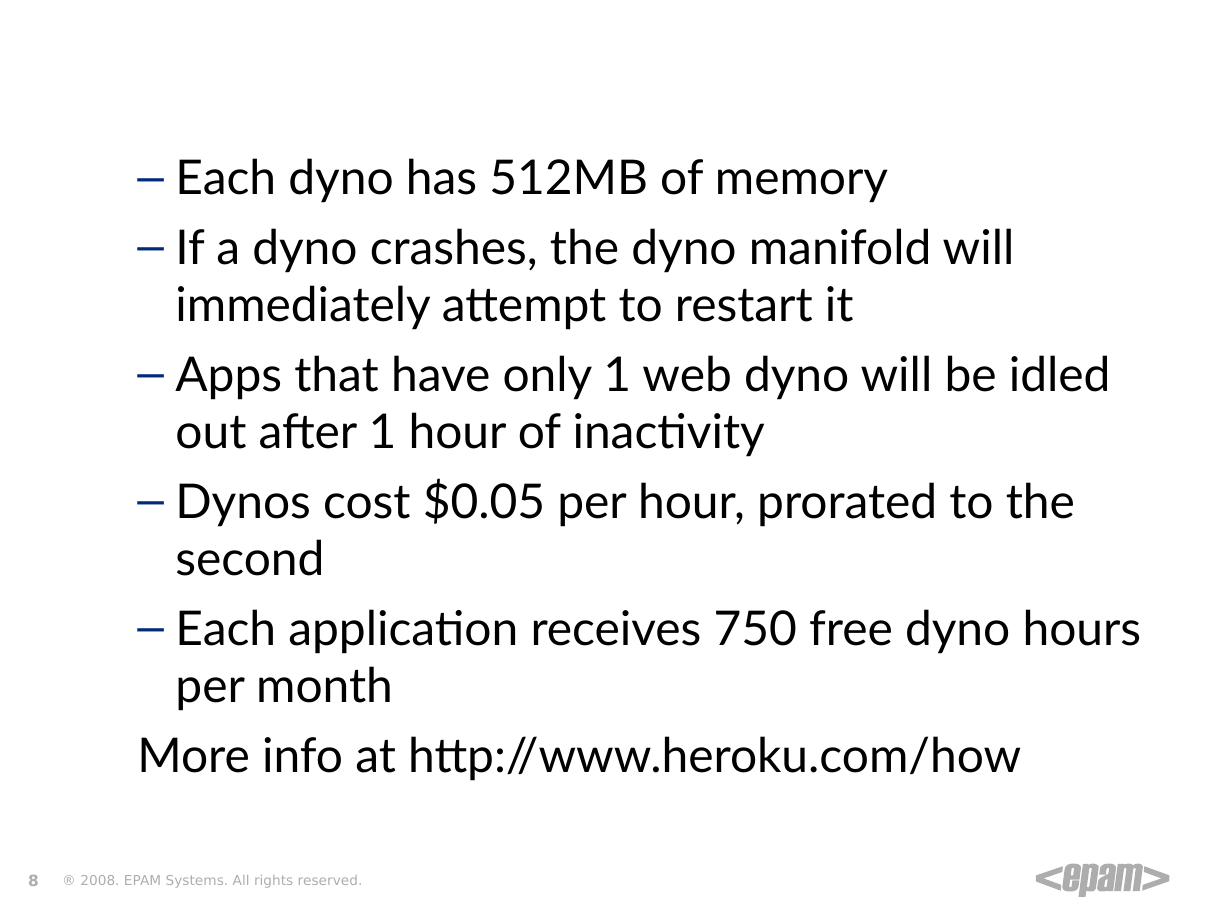
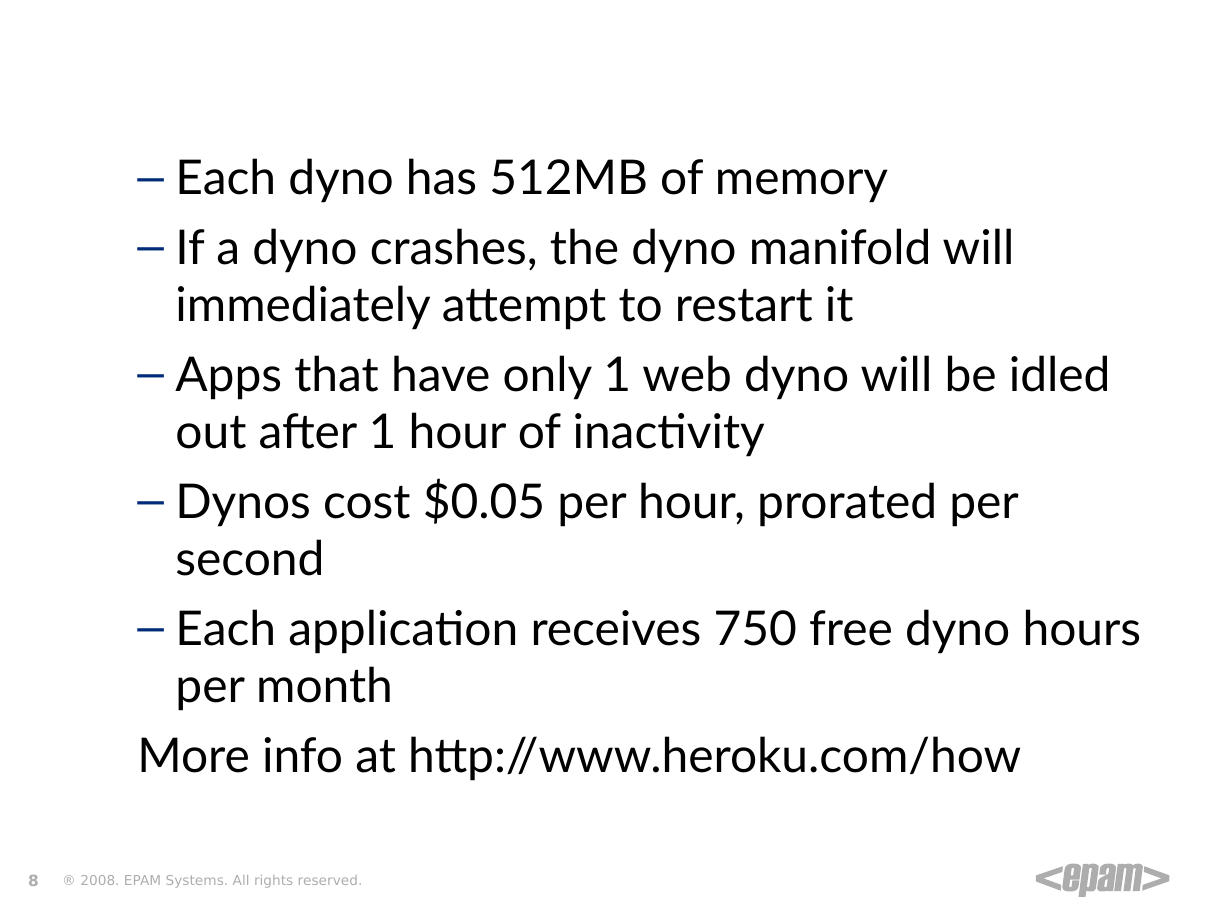
Before and after one commit to zgorbe/Heroku-HelloWorld, a slide deck: slide 8 of Heroku.ppt. Drawn at 1232x924 pixels with LibreOffice and Linux fonts; fonts in the diff are those of the drawing; background and template pictures are left out. Boxes give left, top, right and bottom in pixels: in the first picture for what was removed or moved away, otherwise in the second. Text is boxed around its words. In the diff, an @@ line names an element or a change of style, - is before the commit and + after.

```diff
--- a/Heroku.ppt
+++ b/Heroku.ppt
@@ text at [175, 478, 1018, 576]: text changed @@
-  – Dynos cost $0.05 per hour, prorated to the second
+  – Dynos cost $0.05 per hour, prorated per second
```
Also in this commit, not shown: 7 other slides changed, 1 slide added.
